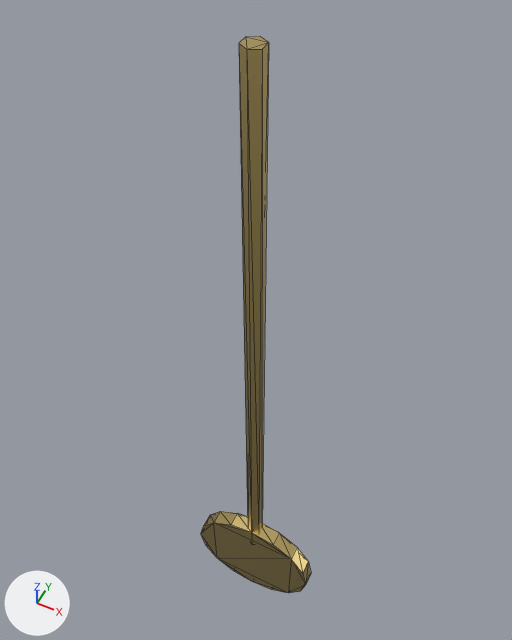
The glTF model assets/models/apartment/cuckoo_pendulum.glb, before and after one commit.
The view is the same before and after, from a 50 mm lens placed at (0.081, -0.161, 0.092), pointed at (-0.014, 0.03, -0.148). Every picture has the same lights, and +X, +Y and +Z are marked at lower left. The picture after the commit comes second. Mesh edges are drawn as thin lines. Vertices at exactly the same position are counted once.

Before the edit, the objects in view are built like this:
```python
me_cylinder_029 = bpy.data.meshes.new('Cylinder.029')
me_cylinder_029.from_pydata(...)  # a 6-sided cylinder along z spanning x -0.003..0.003, y -0.004..0.004, z -0.3..0.0; a 16-sided cylinder along y spanning x -0.035..0.035, y -0.004..0.004, z -0.355..-0.285
me_cylinder_029.materials.append(mat_brass)  # yellow #edd389
ob_cuckoopendulum = bpy.data.objects.new('CuckooPendulum', me_cylinder_029)
ob_cuckoopendulum.location = (0.0, 0.0, 0.0)
```
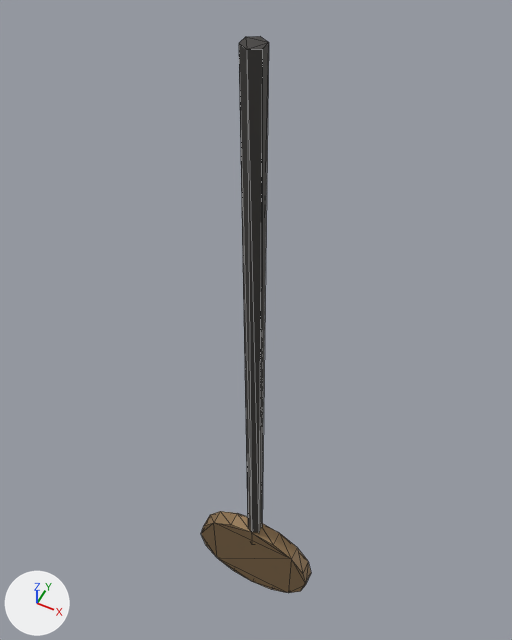
Pixel boxes (x1, y1, x2, y2) of what changed, in the pictures (512 x 640 px):
```json
{"part": 1, "of": "me_cylinder_029", "change": "recoloured", "before": [239, 36, 269, 533], "after": [239, 36, 269, 533]}
{"part": 2, "of": "me_cylinder_029", "change": "recoloured", "before": [209, 511, 311, 581], "after": [209, 511, 311, 581], "on screen": "yellow to brown"}
```

The change, as JSON lines over the scene's bpy script:
```json
{"op": "add", "block": "mat_clockbronze", "code": ["mat_clockbronze = principled_material('ClockBronze')", "mat_clockbronze.base_color = (0.3, 0.19, 0.09)  # brown #957955", "mat_clockbronze.metallic = 0.3", "mat_clockbronze.roughness = 0.55"]}
{"op": "add", "block": "mat_clockiron", "code": ["mat_clockiron = principled_material('ClockIron')", "mat_clockiron.base_color = (0.09, 0.085, 0.08)  # dark grey #555250", "mat_clockiron.metallic = 0.6"]}
{"block": "me_cylinder_029", "where": "me_cylinder_029.from_pydata(...)  # 44 vertices, 80 faces; spans x -0.035..0.035, y -0.004..0.004, z -0.355..0.0"}
{"block": "me_cylinder_029", "where": "# used by ob_cuckoopendulum; location = (0.0, 0.0, 0.0)"}
{"block": "me_cylinder_029", "change": "me_cylinder_029 part 1: all 20 faces centred in x -0.003..0.003, y -0.003..0.003, z -0.3..0.0 switch from mat_brass (yellow #edd389) to mat_clockiron (dark grey #555250)"}
{"block": "me_cylinder_029", "change": "me_cylinder_029 part 2: 60 of the faces centred in x -0.034..0.034, y -0.004..0.004, z -0.354..-0.286 switch from mat_brass (yellow #edd389) to mat_clockbronze (brown #957955)"}
```
